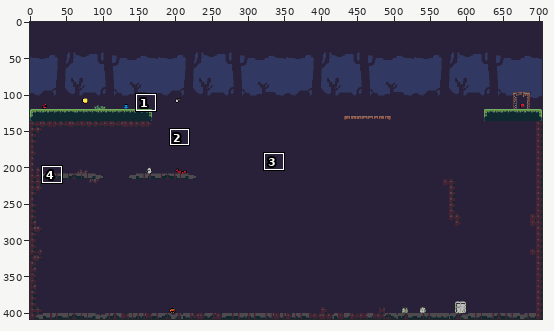
File history of a pixel-art file, res/backgrounds/l1.aseprite. Above: a wide view before the commit, with the close-up outlined.
Close-up. Earlier state:
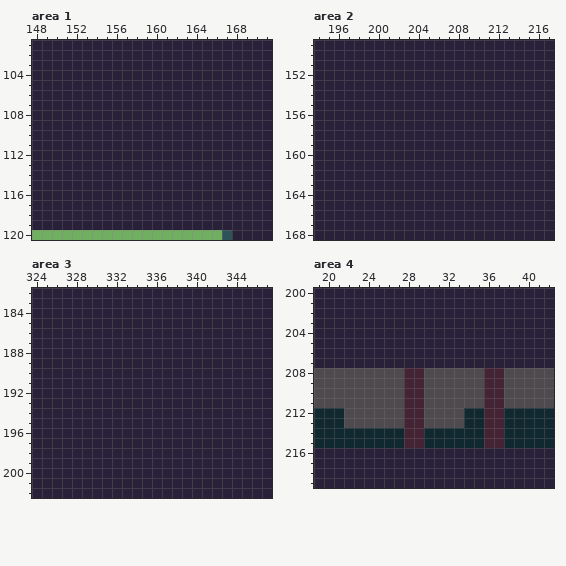
704x408 pixels, 1 frame. Colours within 5 levels of each other are drawn and written as one. Shown: area 1: x 148..171, y 101..120; area 2: x 194..217, y 149..168; area 3: x 324..347, y 182..202; area 4: x 19..42, y 200..219. The commit also changed other parts of the picture, which this record leaves out.
New version:
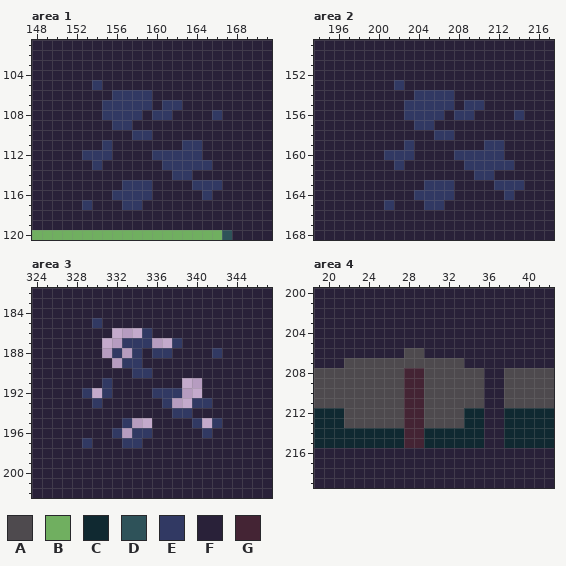
Palette (. is transparent): A #4e4a4e  B #70af60  C #102931  D #2e5259  E #313963  F #292139  G #442434
What changed:
--- area 1, layer "Tilemap 1"
@@ x 148..171 @@
 104 FFFFFFFFFFFFFFFFFFFFFFFF
-105 FFFFFFFFFFFFFFFFFFFFFFFF
-106 FFFFFFFFFFFFFFFFFFFFFFFF
-107 FFFFFFFFFFFFFFFFFFFFFFFF
-108 FFFFFFFFFFFFFFFFFFFFFFFF
-109 FFFFFFFFFFFFFFFFFFFFFFFF
-110 FFFFFFFFFFFFFFFFFFFFFFFF
-111 FFFFFFFFFFFFFFFFFFFFFFFF
-112 FFFFFFFFFFFFFFFFFFFFFFFF
-113 FFFFFFFFFFFFFFFFFFFFFFFF
-114 FFFFFFFFFFFFFFFFFFFFFFFF
-115 FFFFFFFFFFFFFFFFFFFFFFFF
-116 FFFFFFFFFFFFFFFFFFFFFFFF
-117 FFFFFFFFFFFFFFFFFFFFFFFF
+105 FFFFFFEFFFFFFFFFFFFFFFFF
+106 FFFFFFFFEEEEFFFFFFFFFFFF
+107 FFFFFFFEEEEEFEEFFFFFFFFF
+108 FFFFFFFEEEEFEEFFFFEFFFFF
+109 FFFFFFFFEEFFFFFFFFFFFFFF
+110 FFFFFFFFFFEEFFFFFFFFFFFF
+111 FFFFFFFEFFFFFFFEEFFFFFFF
+112 FFFFFEEEFFFFEEEEEFFFFFFF
+113 FFFFFFEFFFFFFEEEEEFFFFFF
+114 FFFFFFFFFFFFFFEEFFFFFFFF
+115 FFFFFFFFFEEEFFFFEEEFFFFF
+116 FFFFFFFFEEEEFFFFFEFFFFFF
+117 FFFFFEFFFEEFFFFFFFFFFFFF
 118 FFFFFFFFFFFFFFFFFFFFFFFF
--- area 2, layer "Tilemap 1"
@@ x 194..217 @@
 152 FFFFFFFFFFFFFFFFFFFFFFFF
-153 FFFFFFFFFFFFFFFFFFFFFFFF
-154 FFFFFFFFFFFFFFFFFFFFFFFF
-155 FFFFFFFFFFFFFFFFFFFFFFFF
-156 FFFFFFFFFFFFFFFFFFFFFFFF
-157 FFFFFFFFFFFFFFFFFFFFFFFF
-158 FFFFFFFFFFFFFFFFFFFFFFFF
-159 FFFFFFFFFFFFFFFFFFFFFFFF
-160 FFFFFFFFFFFFFFFFFFFFFFFF
-161 FFFFFFFFFFFFFFFFFFFFFFFF
-162 FFFFFFFFFFFFFFFFFFFFFFFF
-163 FFFFFFFFFFFFFFFFFFFFFFFF
-164 FFFFFFFFFFFFFFFFFFFFFFFF
-165 FFFFFFFFFFFFFFFFFFFFFFFF
+153 FFFFFFFFEFFFFFFFFFFFFFFF
+154 FFFFFFFFFFEEEEFFFFFFFFFF
+155 FFFFFFFFFEEEEEFEEFFFFFFF
+156 FFFFFFFFFEEEEFEEFFFFEFFF
+157 FFFFFFFFFFEEFFFFFFFFFFFF
+158 FFFFFFFFFFFFEEFFFFFFFFFF
+159 FFFFFFFFFEFFFFFFFEEFFFFF
+160 FFFFFFFEEEFFFFEEEEEFFFFF
+161 FFFFFFFFEFFFFFFEEEEEFFFF
+162 FFFFFFFFFFFFFFFFEEFFFFFF
+163 FFFFFFFFFFFEEEFFFFEEEFFF
+164 FFFFFFFFFFEEEEFFFFFEFFFF
+165 FFFFFFFEFFFEEFFFFFFFFFFF
 166 FFFFFFFFFFFFFFFFFFFFFFFF
--- area 3, layer "Tilemap 1"
@@ x 324..347 @@
 184 FFFFFFFFFFFFFFFFFFFFFFFF
-185 FFFFFFFFFFFFFFFFFFFFFFFF
-186 FFFFFFFFFFFFFFFFFFFFFFFF
-187 FFFFFFFFFFFFFFFFFFFFFFFF
-188 FFFFFFFFFFFFFFFFFFFFFFFF
-189 FFFFFFFFFFFFFFFFFFFFFFFF
-190 FFFFFFFFFFFFFFFFFFFFFFFF
-191 FFFFFFFFFFFFFFFFFFFFFFFF
-192 FFFFFFFFFFFFFFFFFFFFFFFF
-193 FFFFFFFFFFFFFFFFFFFFFFFF
-194 FFFFFFFFFFFFFFFFFFFFFFFF
-195 FFFFFFFFFFFFFFFFFFFFFFFF
-196 FFFFFFFFFFFFFFFFFFFFFFFF
-197 FFFFFFFFFFFFFFFFFFFFFFFF
+185 FFFFFFEFFFFFFFFFFFFFFFFF
+186 FFFFFFFF...EFFFFFFFFFFFF
+187 FFFFFFF..EEE..EFFFFFFFFF
+188 FFFFFFF.E.EFEEFFFFEFFFFF
+189 FFFFFFFF.EEFFFFFFFFFFFFF
+190 FFFFFFFFFFEEFFFFFFFFFFFF
+191 FFFFFFFEFFFFFFF..FFFFFFF
+192 FFFFFE.EFFFFEEE..FFFFFFF
+193 FFFFFFEFFFFFFE..EEFFFFFF
+194 FFFFFFFFFFFFFFEEFFFFFFFF
+195 FFFFFFFFFE..FFFFE.EFFFFF
+196 FFFFFFFFE.EEFFFFFEFFFFFF
+197 FFFFFEFFFEEFFFFFFFFFFFFF
 198 FFFFFFFFFFFFFFFFFFFFFFFF
--- area 4, layer "Tilemap 1"
@@ x 19..42 @@
 205 FFFFFFFFFFFFFFFFFFFFFFFF
-206 FFFFFFFFFFFFFFFFFFFFFFFF
-207 FFFFFFFFFFFFFFFFFFFFFFFF
-208 AAAAAAAAAGGAAAAAAGGAAAAA
-209 AAAAAAAAAGGAAAAAAGGAAAAA
-210 AAAAAAAAAGGAAAAAAGGAAAAA
-211 AAAAAAAAAGGAAAAAAGGAAAAA
-212 CCCAAAAAAGGAAAACCGGCCCCC
-213 CCCAAAAAAGGAAAACCGGCCCCC
-214 CCCCCCCCCGGCCCCCCGGCCCCC
-215 CCCCCCCCCGGCCCCCCGGCCCCC
+206 FFFFFFFFFAAFFFFFFFFFFFFF
+207 FFFAAAAAAAAAAAAFFFFFFFFF
+208 AAAAAAAAAGGAAAAAAFFAAAAA
+209 AAAAAAAAAGGAAAAAAFFAAAAA
+210 AAAAAAAAAGGAAAAAAFFAAAAA
+211 AAAAAAAAAGGAAAAAAFFAAAAA
+212 CCCAAAAAAGGAAAACCFFCCCCC
+213 CCCAAAAAAGGAAAACCFFCCCCC
+214 CCCCCCCCCGGCCCCCCFFCCCCC
+215 CCCCCCCCCGGCCCCCCFFCCCCC
 216 FFFFFFFFFFFFFFFFFFFFFFFF
Pixel boxes of the changes (left, top, right, bottom) in both close-ups:
changed: (82, 80, 222, 210)
changed: (384, 80, 524, 210)
changed: (82, 318, 222, 448)
changed: (344, 348, 504, 448)
